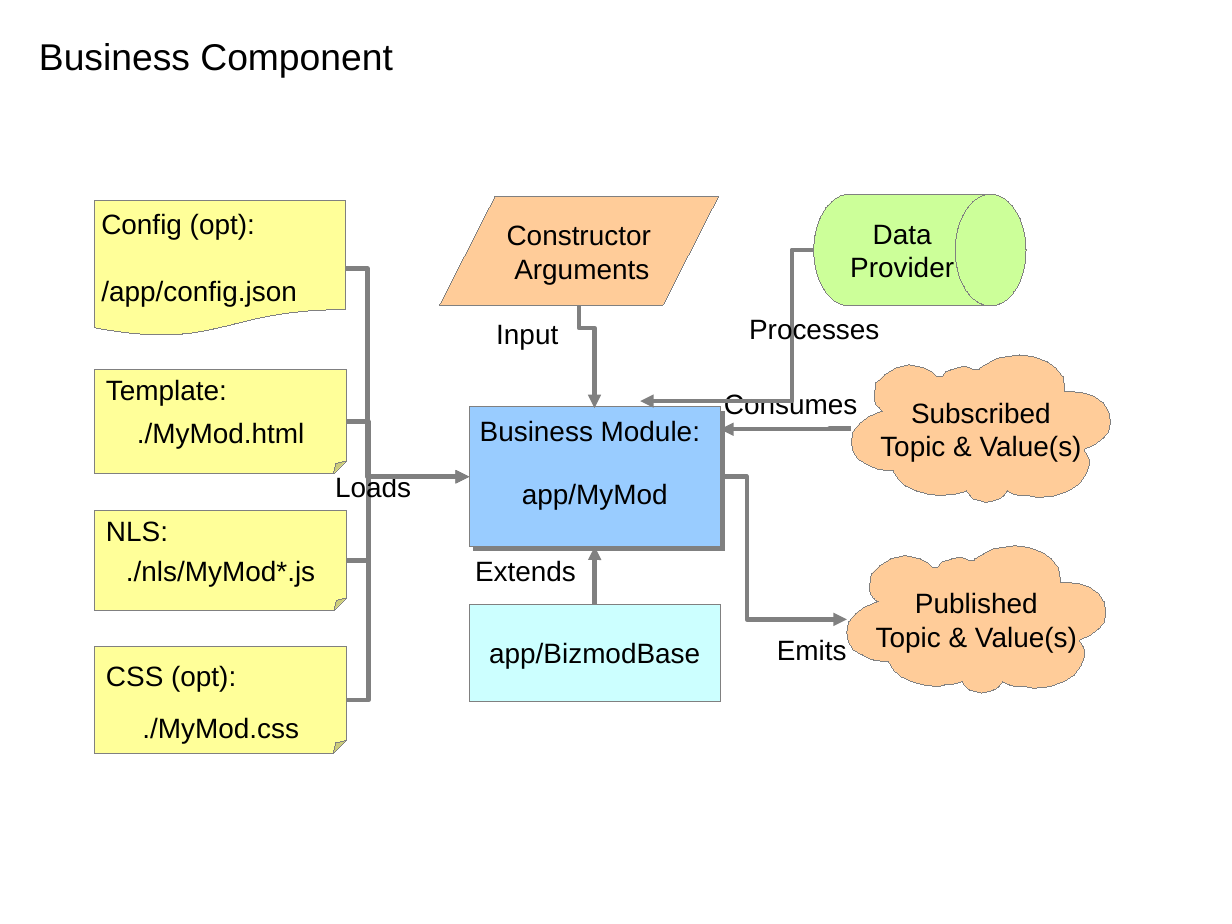
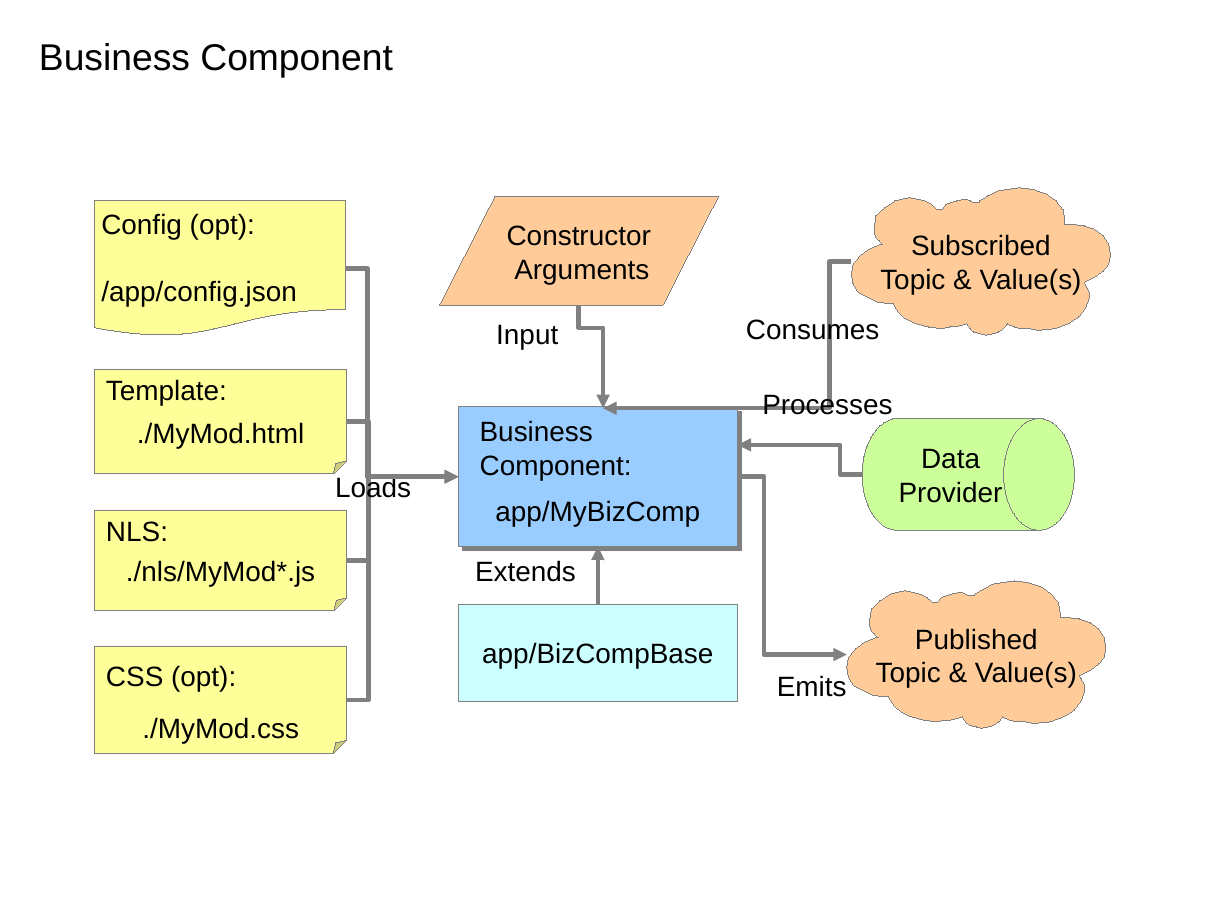
Before and after one commit to spa-js/spa-js.github.io, a slide deck: slide 9 of pages/app-arch/images/AppArch_Diagrams.odp. Drawn at 1232x924 pixels with LibreOffice and Linux fonts; fonts in the diff are those of the drawing. Boxes give left, top, right and bottom in pixels: in the first picture for what was removed or moved away, otherwise in the second. Text is boxed around its words. In the diff, an @@ line names an element or a change of style, - is before the commit and + after.

```diff
--- a/pages/app-arch/images/AppArch_Diagrams.odp
+++ b/pages/app-arch/images/AppArch_Diagrams.odp
@@ freeform shape "Subscribed": place and size @@
-freeform shape "Subscribed" at bbox=[852, 356, 1111, 503]
+freeform shape "Subscribed" at bbox=[852, 188, 1111, 335]
@@ elbow arrow moved from (345, 268) - (470, 477) to (345, 268) - (458, 477) @@
@@ elbow arrow moved from (852, 428) - (720, 429) to (852, 262) - (604, 408) @@
@@ elbow arrow moved from (579, 306) - (595, 408) to (579, 306) - (604, 408) @@
@@ text "Consumes": place and size @@
-text "Consumes" at bbox=[724, 392, 857, 419]
+text "Consumes" at bbox=[746, 317, 879, 344]
@@ text "Processes" rewrapped from bbox=[749, 317, 879, 344] to bbox=[762, 392, 892, 415] @@
@@ rectangle "app/MyBizComp": place and size @@
-rectangle "app/MyBizComp" at bbox=[470, 407, 721, 547]
+rectangle "app/MyBizComp" at bbox=[458, 407, 738, 547]
@@ flow chart magnetic drum "Data": place and size @@
-flow chart magnetic drum "Data" at bbox=[814, 195, 1026, 306]
+flow chart magnetic drum "Data" at bbox=[862, 418, 1074, 530]
@@ elbow arrow moved from (347, 421) - (470, 477) to (347, 421) - (458, 477) @@
@@ text at bbox=[480, 420, 632, 480]: text changed @@
-Business Module:
+Business Component:
@@ elbow arrow moved from (814, 250) - (641, 401) to (863, 474) - (738, 445) @@
@@ elbow arrow moved from (347, 700) - (470, 477) to (347, 700) - (458, 477) @@
@@ elbow arrow moved from (347, 560) - (470, 477) to (347, 560) - (458, 477) @@
@@ elbow arrow moved from (721, 477) - (847, 619) to (738, 477) - (847, 655) @@
@@ text in rectangle at bbox=[495, 500, 700, 526]: text changed @@
-app/MyMod
+app/MyBizComp
@@ elbow arrow moved from (595, 605) - (595, 547) to (598, 605) - (598, 547) @@
@@ freeform shape "Published": place and size @@
-freeform shape "Published" at bbox=[847, 546, 1107, 693]
+freeform shape "Published" at bbox=[847, 581, 1107, 729]
@@ rectangle "app/BizCompBase": place and size @@
-rectangle "app/BizCompBase" at bbox=[470, 605, 721, 702]
+rectangle "app/BizCompBase" at bbox=[458, 605, 738, 702]
@@ text in rectangle at bbox=[482, 642, 713, 669]: text changed @@
-app/BizmodBase
+app/BizCompBase
@@ text "Emits": place and size @@
-text "Emits" at bbox=[777, 639, 847, 661]
+text "Emits" at bbox=[777, 675, 847, 697]
```
Also in this commit, not shown: 26 other files.
